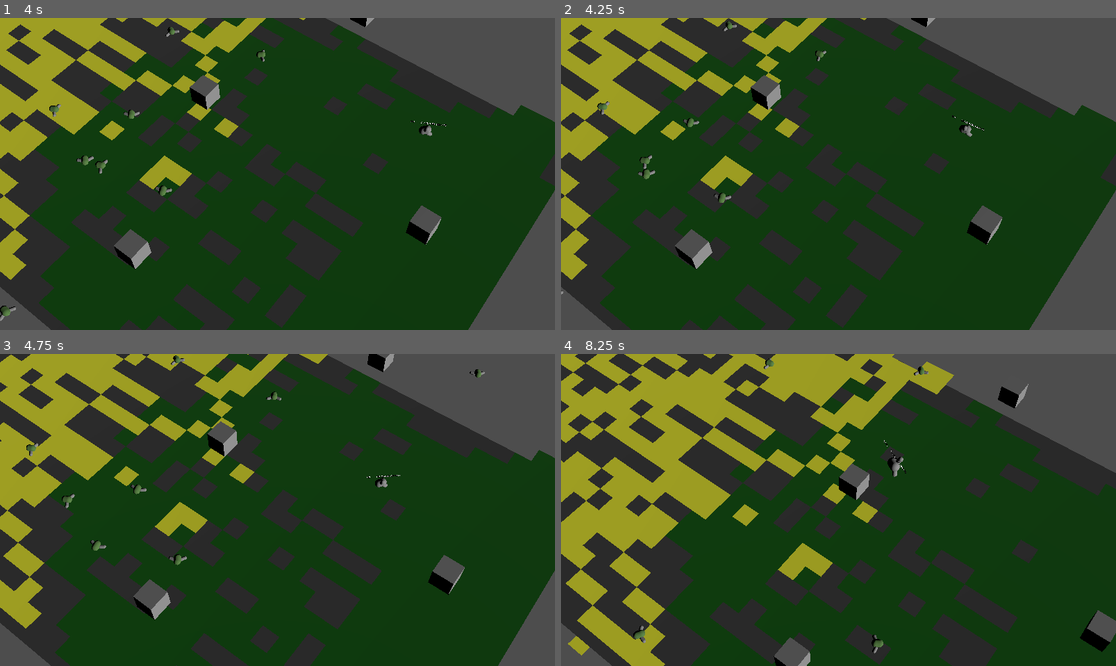
Above: before the commit, frames 1-4 (two rows, left to right).
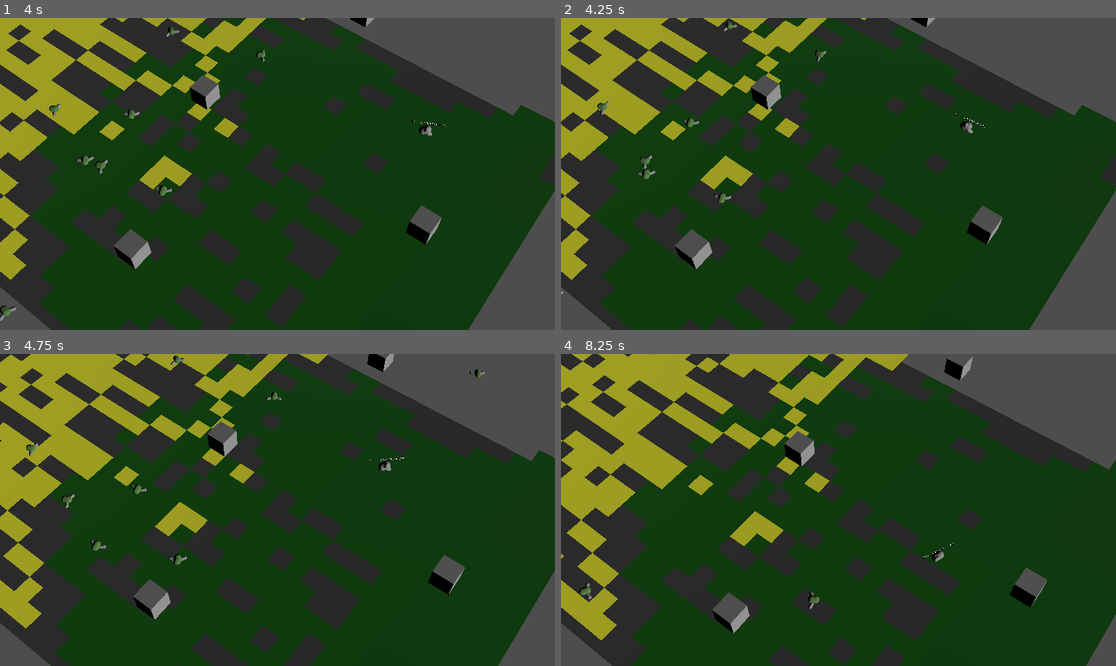
Above: after the commit, the same moments.

Repository: flatweb/gwj90Murat
Game: Godot game, scene res://game.tscn
Same seed, same stepped clock (60 frames per second), same inputs: the game is played once before the commit and once after it.
Inputs (mouse positions are in pixels of both pictures, inside the frame that each line leads up to):
- Up to frame 1 (4 s): move the mouse to (399, 158) at 0.52 s; hold Right (droite) 0.53-1.28 s; tap Z (attente) at 0.6, 2.85 s; move the mouse to (166, 189) at 1.27 s; hold Down (bas) 1.28-2.03 s; tap C (camera) at 1.35, 3.6 s; move the mouse to (333, 105) at 2.02 s; hold Space (decolle) 2.03-2.78 s; hold Right (droite) 2.03-3.53 s; move the mouse to (249, 236) at 2.77 s; move the mouse to (444, 220) at 3.52 s; hold Left (gauche) from 3.53 s (still down)
- Up to frame 2 (4.25 s): keep holding Left (gauche)
- Up to frame 3 (4.75 s): keep holding Left (gauche); move the mouse to (111, 463) at 4.27 s; tap Space (decolle) at 4.35 s
- Up to frame 4 (8.25 s): move the mouse to (866, 510) at 5.02 s; release Left (gauche) at 5.03 s; hold Down (bas) 5.03-5.78 s; tap Z (attente) at 5.1, 7.35 s; move the mouse to (755, 432) at 5.77 s; hold Right (droite) 5.78-8.03 s; tap C (camera) at 5.85, 8.1 s; move the mouse to (960, 494) at 6.52 s; hold Space (decolle) 6.53-7.28 s; move the mouse to (727, 525) at 7.27 s; move the mouse to (894, 441) at 8.02 s; hold Down (bas) from 8.03 s (still down)

Frame 1 is identical in both runs. In frame 2, 0.1% of the frame differs, in the area x 70-77%, y 30-39%; in frame 3, 0.2%; in frame 4, 42%, in the area x 0-100%, y 0-100%.

Commit message:
Amélioration de la souplesse des changements de position (orientation axe X) #22 Quelques réglages éventuels

Diff:
--- a/oiseau.gd
+++ b/oiseau.gd
@@ -25,6 +25,8 @@
 var speedlat : float = 2.0
 # Vitesse de vol en piqué
 var speeddown : float = speedfront * 1.5
+# Vitesse de remontée
+var speedup : float = speeddown / 3
 # Altitude où on commence à freiner le piqué pour atterrir
 var altitudefreinage : float = 5.0
 # vitesse de descente sous laquelle on ne passe pas en descente
@@ -155,7 +157,7 @@
 		if speedVect.y > 0 :
 			# on se stabilise
 			speedVect.y = 0
-	elif speedVect.y < speeddown/2: #FIXME constante à régler
+	elif speedVect.y < speedup :
 		# on commence à remonter, lentement
 		speedVect.y += delta * (0.25)*speeddown
 		if speedVect.y > -speeddown :
@@ -165,7 +167,15 @@
 			speedVect.y = 0.0
 	# changement d'inclinaison (axe X), un peu lente
 	if $Forme.rotation.x < INCLINAISON_MAX_MONTEE :
-		$Forme.rotate_x(0.5*ROTSPEED*delta)
+		#print ("rot X=",$Forme.rotation.x)
+		#print ("max ",INCLINAISON_MAX_MONTEE - $Forme.rotation.x)
+		#print ("min ",0.2*ROTSPEED*delta)
+		if $Forme.rotation.x <0 :
+			$Forme.rotate_x(min(0.5*ROTSPEED*delta,INCLINAISON_MAX_MONTEE - $Forme.rotation.x))
+		else:
+			$Forme.rotate_x(min(0.2*ROTSPEED*delta,INCLINAISON_MAX_MONTEE - $Forme.rotation.x))
+		#print ("--> rot X=",$Forme.rotation.x)
+
 
 const FORCE_FREINAGE = 0.2
 var forcefreinage : float = FORCE_FREINAGE
@@ -209,11 +219,12 @@
 			$Indicateurs.show()
 
 func _physics_process(delta: float) -> void:
-	var change = Input.get_axis("droite","gauche")
+	var vire = Input.get_axis("droite","gauche")
 	var pique = Input.is_action_pressed("bas")
+	var mouvement :bool = false
 
 	if enaction and actionencours == action.ATTENTE \
-				and (change != 0 or pique):
+				and (vire != 0 or pique):
 		# sortie du mode attente, pour se remettre dans l'axe
 		enaction = false
 		correction()
@@ -227,23 +238,22 @@
 	if not enaction:
 		if pique :
 			descente(delta)
+			mouvement = true
 			# on ne combine pas pique et changement de direction
-		elif change != 0:
+		elif vire != 0:
 			# changement de direction
-			virage(change,delta)
+			virage(vire,delta)
+			mouvement = true
 		else:
 			# Pas d'interaction
 
-			# 1. retour naturel à une inclinaison normale sans action
+			# 1. retour naturel à une inclinaison normale latérale sans action
 			redresse(delta)
 
 			# 2. remontée suite à un piqué ou en décollage
 			if self.position.y < startpos.y:
 				remonte(delta)
-			if $Forme.rotation.x <=0 :
-				$Forme.rotate_x(min(0.2*ROTSPEED*delta,-$Forme.rotation.x))
-			if $Forme.rotation.x >0 :
-				$Forme.rotate_x(-min(0.5*ROTSPEED*delta,$Forme.rotation.x))
+				mouvement = true
 
 	elif enaction:
 		virage(autorotspeed,delta)
@@ -276,10 +286,30 @@
 		correction()
 		virage(autorotspeed,delta)
 
+
+	# Equilibrage vertical
+	if not enaction and not mouvement:
+		if self.position.y > startpos.y:
+			speedVect.y = -(self.position.y - startpos.y)*delta
+		else:
+			speedVect.y = 0.0
+
+	# Equilibrage assiette
+	if not enaction and not mouvement and $Forme.rotation.x != 0 :
+		# changement d'inclinaison (axe X), un peu lente
+		#print("Avant chg rotX=",$Forme.rotation.x)
+		if $Forme.rotation.x != 0 :
+			if $Forme.rotation.x <0 :
+				$Forme.rotate_x(min(0.25*ROTSPEED*delta,-$Forme.rotation.x))
+			else:
+				$Forme.rotate_x(-min(0.25*ROTSPEED*delta,$Forme.rotation.x))
+		#print("Après chg rotX=",$Forme.rotation.x)
+
 	if $Indicateurs.visible :
 		$Indicateurs/Altitude.text = "\u2191%d" % roundi(position.y)
 		$Indicateurs/Vitesses.text = "(%2.1f,%2.1f)" % [speedVect.y,Vector2(speedVect.x,speedVect.z).length()]
 		$Indicateurs/AngleX.text = "(\u03B1:%d)" % [roundi(rad_to_deg($Forme.rotation.x))]
+
 	var collisions : KinematicCollision3D
 	collisions = move_and_collide(speedVect*delta)
 
@@ -294,8 +324,3 @@
 				else:
 					# atterrissage
 					atterrissage()
-
-	if not enaction and self.position.y > startpos.y:
-		speedVect.y = 0
-		position.y = startpos.y
-		$Forme.rotation.x = 0.0 #TODO redressement à améliorer
